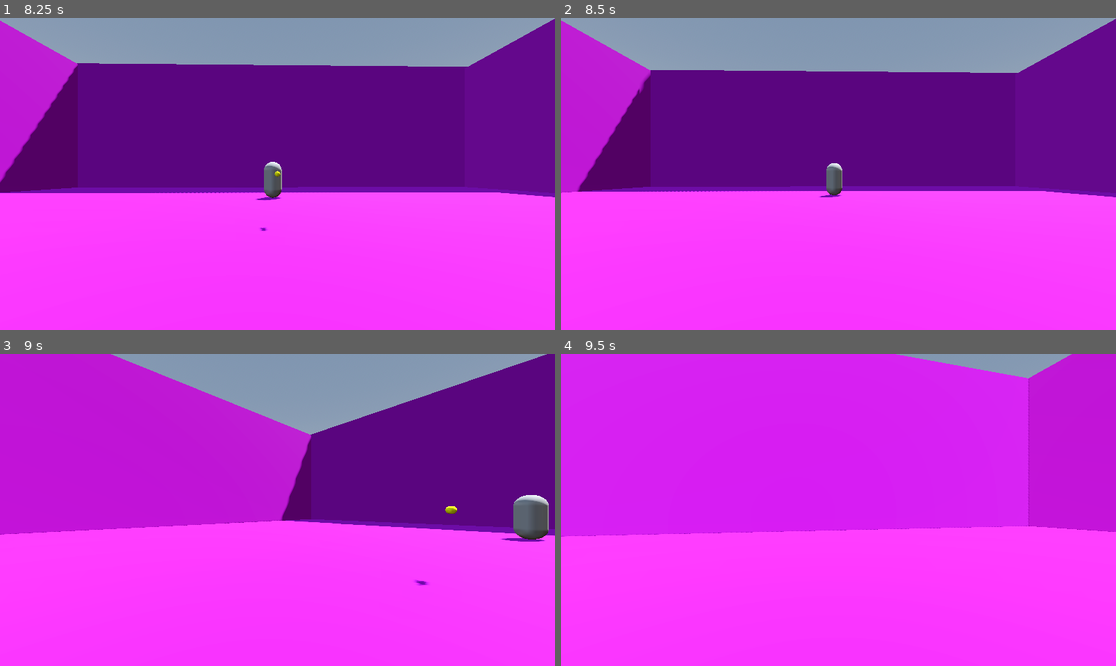
Above: before the commit, frames 1-4 (two rows, left to right).
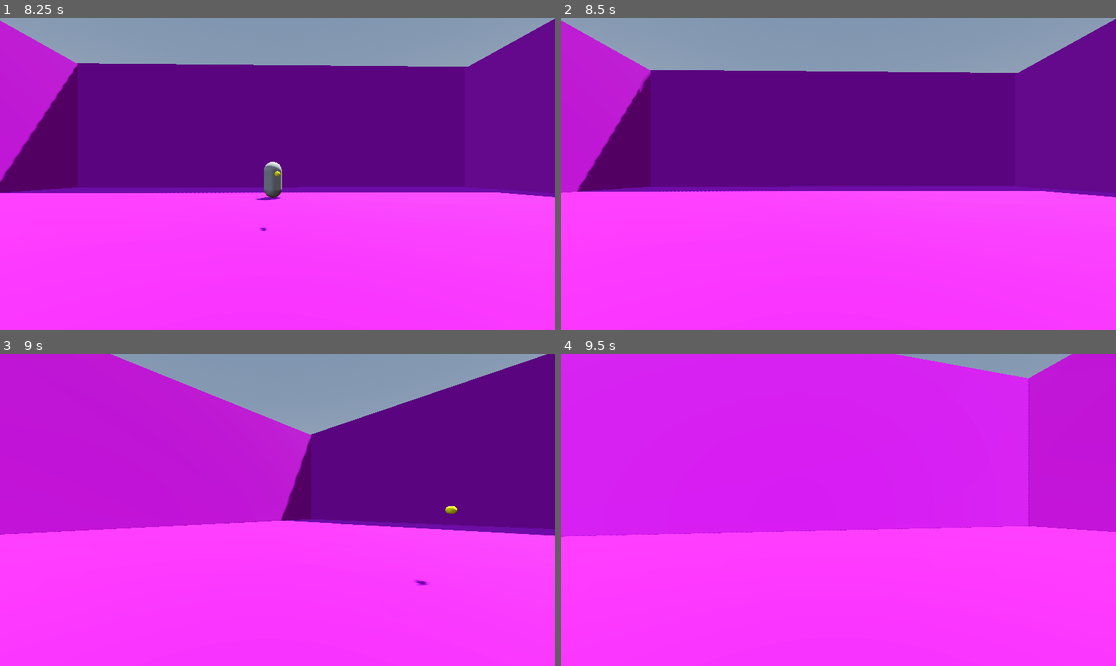
Above: after the commit, the same moments.

Repository: SeminixDev/pandora-boomer-shooter
Game: Godot game, scene res://World/world.tscn
The game is run twice, just before and just after one commit, with the same random seed, the same clock (stepped at 60 frames per second) and the same inputs.
Inputs:
- Up to frame 1 (8.25 s): tap Enter (ui_accept) at 0.5, 0.77, 1.52, 3.02, 3.77, 4.52, 6.02, 6.77, 7.52 s; hold Right (ui_right) 0.53-1.28 s; tap Z (shoot1) every 0.75 s from 0.6 to 8.1 s; hold Down (ui_down) 1.28-2.03 s; hold Right (ui_right) 2.03-2.78 s; hold Up (ui_up) 2.78-3.53 s; hold Left (ui_left) 3.53-5.03 s; hold Down (ui_down) 5.03-5.78 s; hold Right (ui_right) 5.78-6.53 s; hold Up (ui_up) 6.53-7.28 s; hold Right (ui_right) 7.28-8.03 s; hold Down (ui_down) from 8.03 s (still down)
- Up to frame 2 (8.5 s): keep holding Down (ui_down)
- Up to frame 3 (9 s): release Down (ui_down) at 8.78 s; hold Left (ui_left) from 8.78 s (still down); tap Z (shoot1) at 8.85 s
- Up to frame 4 (9.5 s): keep holding Left (ui_left); tap Enter (ui_accept) at 9.02 s

Frame 1 is identical in both runs. In frame 2, 0.3% of the frame differs, in the area x 46-51%, y 46-58%; in frame 3, 0.9%, in the area x 90-99%, y 45-61%; in frame 4, nothing differs.

Commit message:
Enemy damaging & death

Diff:
--- /dev/null
+++ b/Enemy/enemy.gd
@@ -0,0 +1,18 @@
+extends CharacterBody3D
+
+@export var max_health: int = 30
+var current_health: int
+
+func _ready() -> void:
+	current_health = max_health
+
+func take_damage(amount: int) -> void:
+	current_health -= amount
+	print_debug("Enemy took damage! Current Health: ", current_health)
+
+	if current_health <= 0:
+		die()
+
+func die() -> void:
+	print_debug("Enemy destroyed!")
+	queue_free()
--- a/Weapons/bullet.gd
+++ b/Weapons/bullet.gd
@@ -2,7 +2,7 @@
 
 @export var speed: float = 40.0
 @export var damage: int = 10
-@export var lifetime: float = 3.0
+@export var lifetime: float = 4.0
 
 var direction: Vector3 = Vector3.ZERO
 
--- a/Weapons/bullet.tscn
+++ b/Weapons/bullet.tscn
@@ -11,6 +11,8 @@
 
 [node name="Bullet" type="Area3D" unique_id=1594382983]
 transform = Transform3D(0.15, 0, 0, 0, 0.15, 0, 0, 0, 0.15, 0, 0, 0)
+collision_layer = 256
+collision_mask = 5
 script = ExtResource("1_kxw81")
 
 [node name="MeshInstance3D" type="MeshInstance3D" parent="." unique_id=85184324]
--- a/World/world.tscn
+++ b/World/world.tscn
@@ -1,6 +1,7 @@
 [gd_scene format=3 uid="uid://ckx5xm6ryj5u1"]
 
 [ext_resource type="PackedScene" uid="uid://bf5eg8wvt0fvu" path="res://Player/player.tscn" id="1_62w18"]
+[ext_resource type="Script" uid="uid://biagln1y5nsbd" path="res://Enemy/enemy.gd" id="2_8a836"]
 
 [sub_resource type="ProceduralSkyMaterial" id="ProceduralSkyMaterial_fj7yv"]
 sky_horizon_color = Color(0.66224277, 0.6717428, 0.6867428, 1)
@@ -74,6 +75,7 @@
 transform = Transform3D(1, 0, 0, 0, 1, 0, 0, 0, 1, 0, 1, -10.566)
 collision_layer = 4
 collision_mask = 3
+script = ExtResource("2_8a836")
 
 [node name="MeshInstance3D" type="MeshInstance3D" parent="Enemies/Enemy" unique_id=1344859581]
 mesh = SubResource("CapsuleMesh_folwd")
Not shown, added: Enemy/enemy.gd.uid
